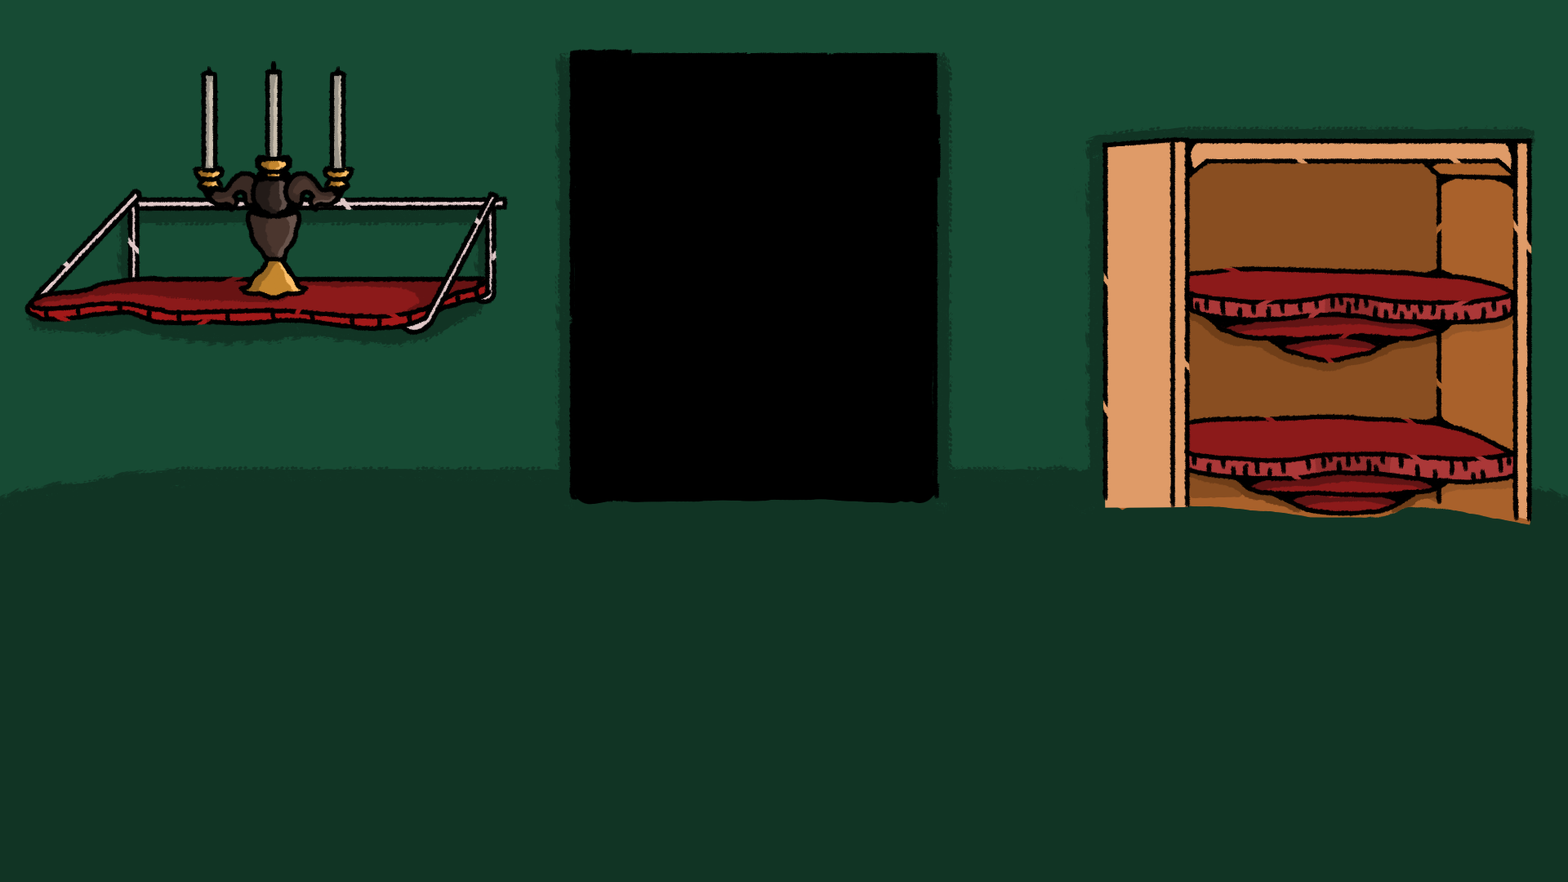
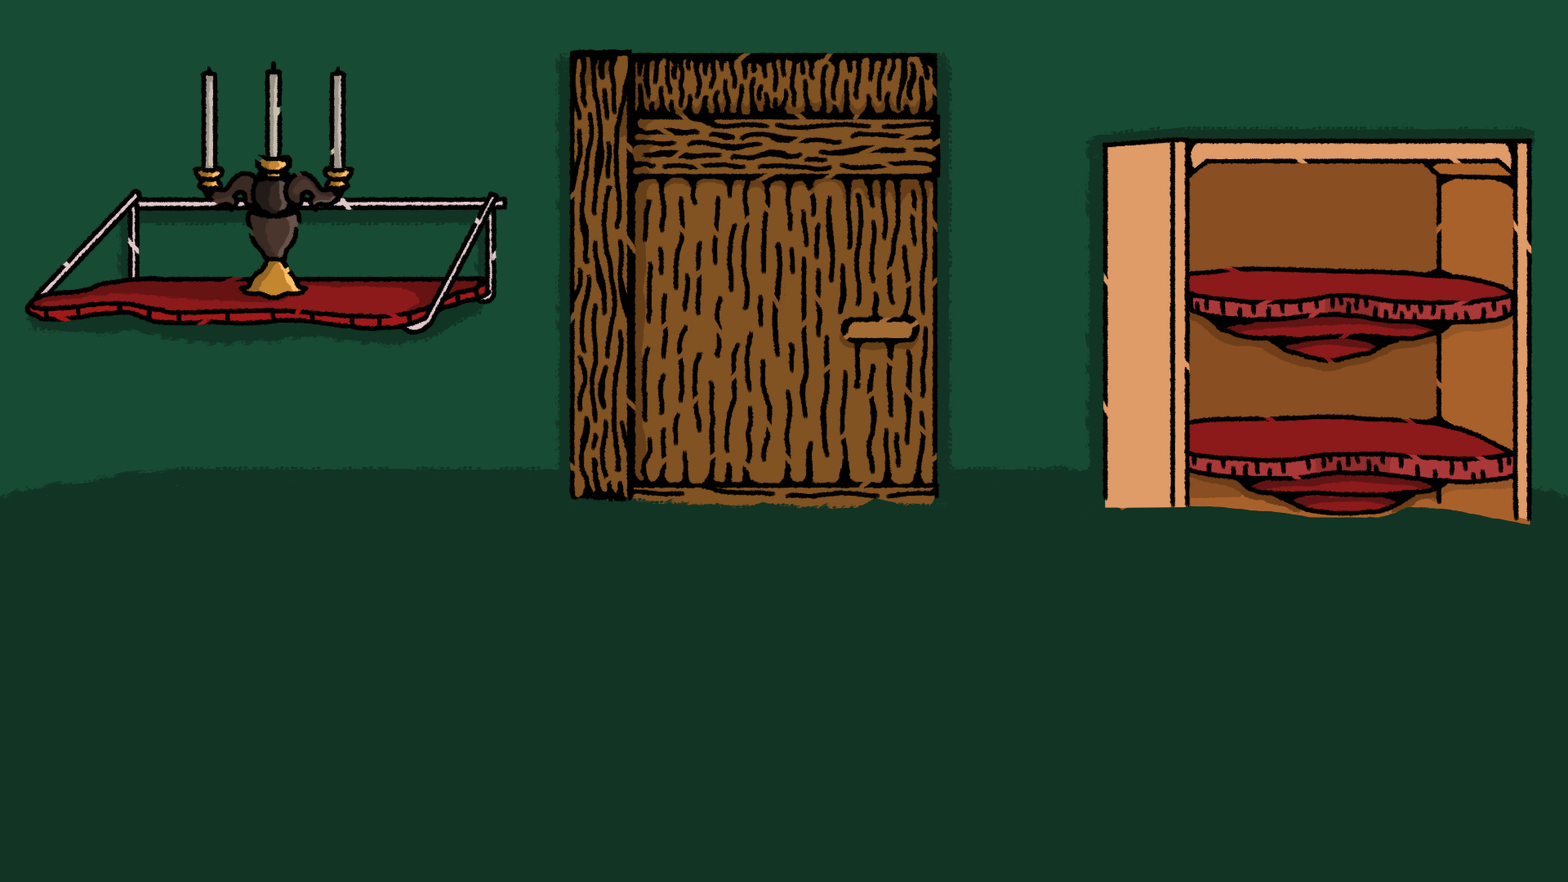
Layer changes from the first 1568px x 882px image to the second:
painted on "velas line" (3rd of 4, in "Q2") over [208, 51, 941, 471]
painted on "pintura velas" (3rd of 4, in "Q2") over [208, 66, 575, 419]
painted on "Objetos extras line" over [208, 51, 941, 510]
hid "door open", painted on it over [208, 51, 941, 510]
showed "pintura objetos" (3rd of 4, in "Q2"), painted on it over [208, 51, 941, 510]
painted on "BG" (3rd of 5, in "Q2") over [208, 51, 941, 510]